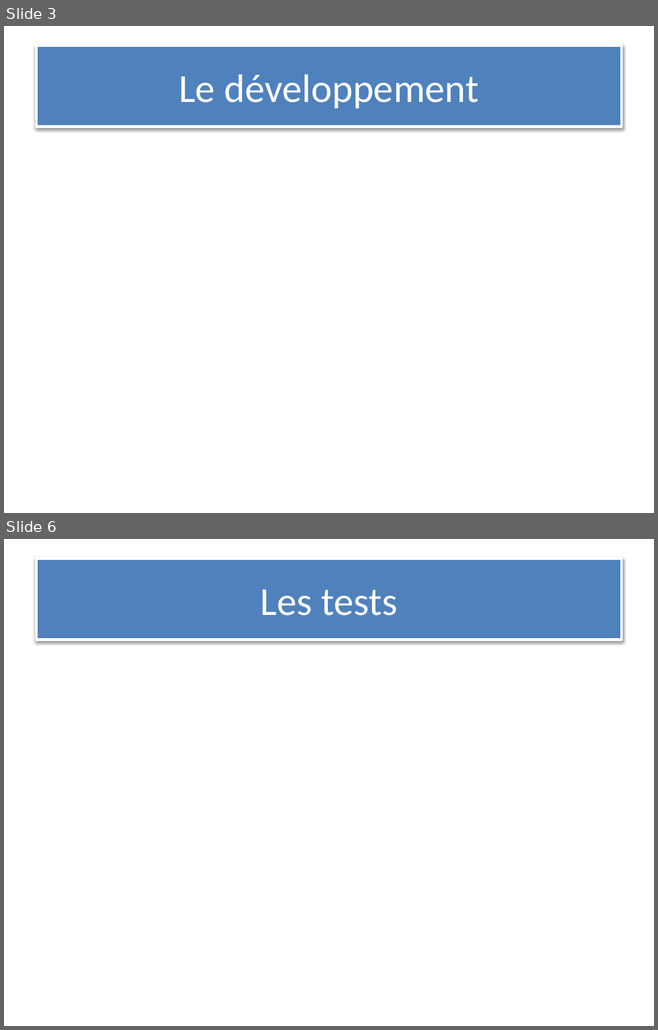
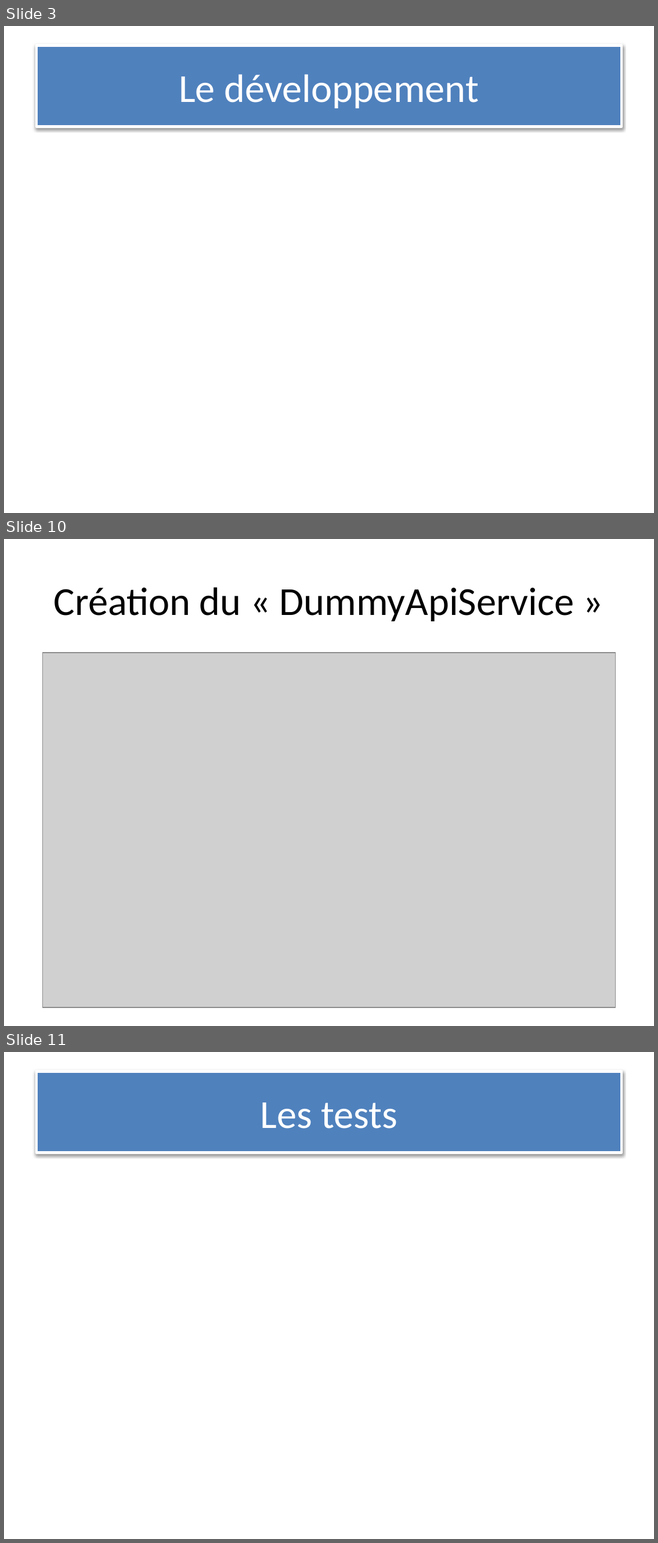
Before and after one commit to Luck-art/Projet_4_android, a slide deck: powerpoint/projet_4_powerpoint.pptx. Shown one above the other, each under a label of ours: slides 3 and 6 before the commit, slides 3, 10 and 11 after it; the slides between them are not shown. The pictures are 658x1030 and 658x1543 pixels, drawn with LibreOffice and Linux fonts; fonts in the diff are those of the drawing; grey boxes stand for pictures. Boxes give left, top, right and bottom in pixels: in the first picture for what was removed or moved away, otherwise in the second. Text is boxed around its words. In the diff, an @@ line names an element or a change of style, - is before the commit and + after.

```diff
--- a/powerpoint/projet_4_powerpoint.pptx
+++ b/powerpoint/projet_4_powerpoint.pptx
@@ slide 10 added at [4, 539, 654, 1026], background #FFFFFF @@
@@ title added at [54, 587, 574, 621], 44 pt, text #000000 @@
+Création du « DummyApiService »
@@ picture added at [42, 653, 615, 1008] @@
@@ what was slide 6 is now slide 11 @@
```
Also in this commit, not shown: 8 slides changed, 8 other slides added, 2 slides removed, 7 other files.
